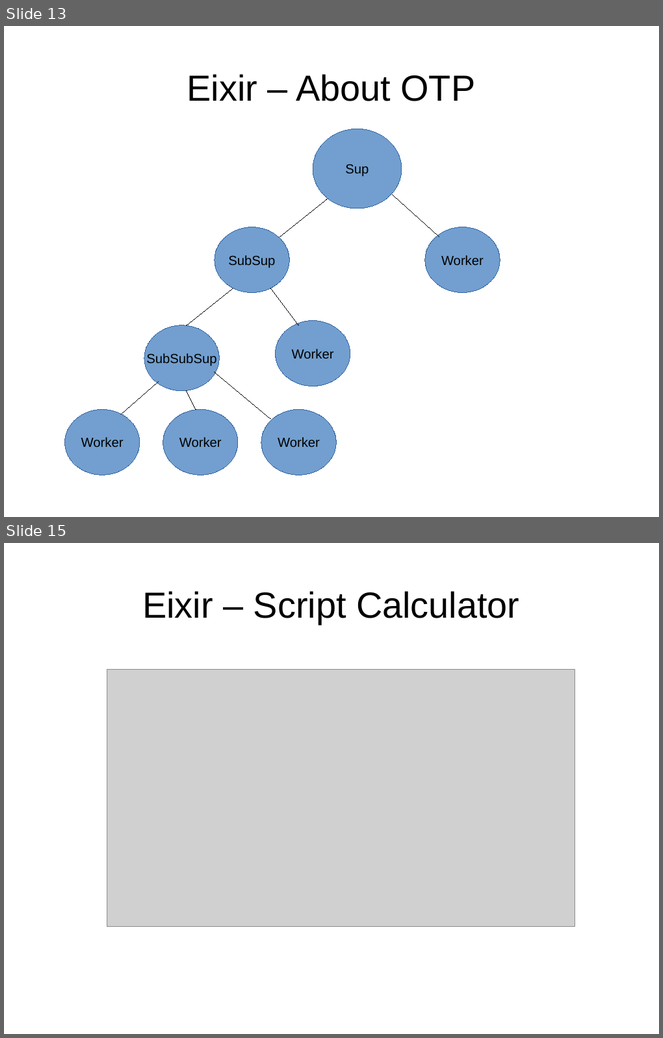
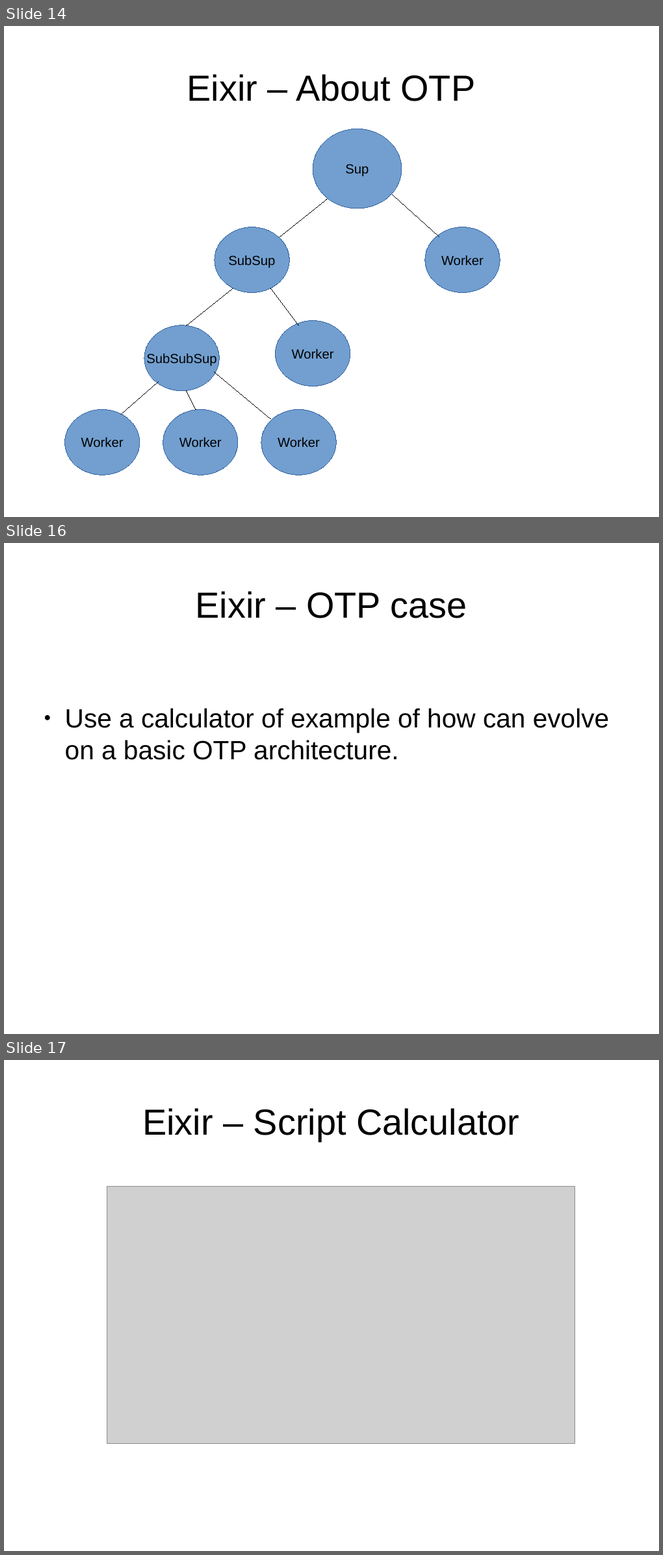
Before and after one commit to ramortegui/talks, a slide deck: elixir-otp-basics.odp. Shown one above the other, each under a label of ours: slides 13 and 15 before the commit, slides 14, 16 and 17 after it; the slides between them are not shown. The pictures are 663x1038 and 663x1555 pixels, drawn with LibreOffice and Linux fonts; fonts in the diff are those of the drawing; grey boxes stand for pictures. Boxes give left, top, right and bottom in pixels: in the first picture for what was removed or moved away, otherwise in the second. Text is boxed around its words. In the diff, an @@ line names an element or a change of style, - is before the commit and + after.

```diff
--- a/elixir-otp-basics.odp
+++ b/elixir-otp-basics.odp
@@ slide 16 added at [4,543,659,1034], background #FFFFFF @@
@@ title added at [196,591,467,618], 44 pt, text #000000 @@
+Eixir – OTP case
@@ text added at [65,708,609,760], 32 pt, text #000000 @@
+● Use a calculator of example of how can evolve on a basic OTP architecture.
@@ what was slide 13 is now slide 14 @@
@@ what was slide 15 is now slide 17 @@
```
Also in this commit, not shown: 6 slides changed, 1 other slide added, 1 slide removed, 53 other files.
